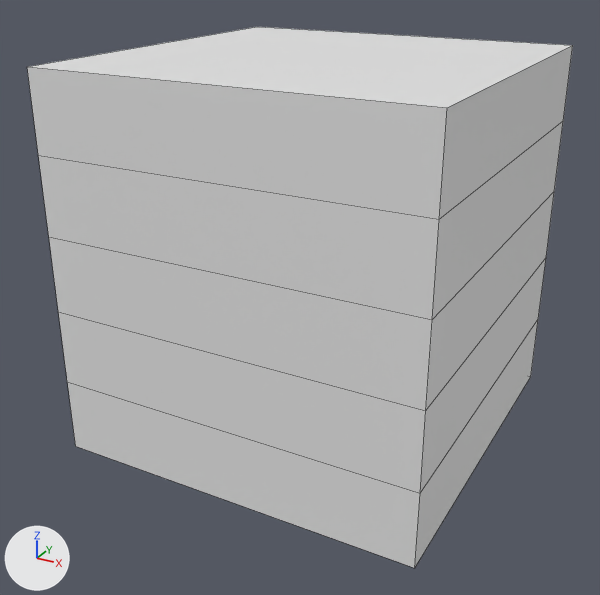
The Blender file rct2/scenery/ClassicalRomanTheming/wrwa_Roman-Wall/wrwa_V001.blend, before and after one commit.
Rendered twice from a 50 mm camera at (3.92, -7.62, 5.2) aimed at (-0.1, -0.3, 1.54). Every picture has the same lights, and +X, +Y and +Z are marked at lower left. Mesh edges are drawn as thin lines. The same objects are shown in both versions, whatever each file hides.
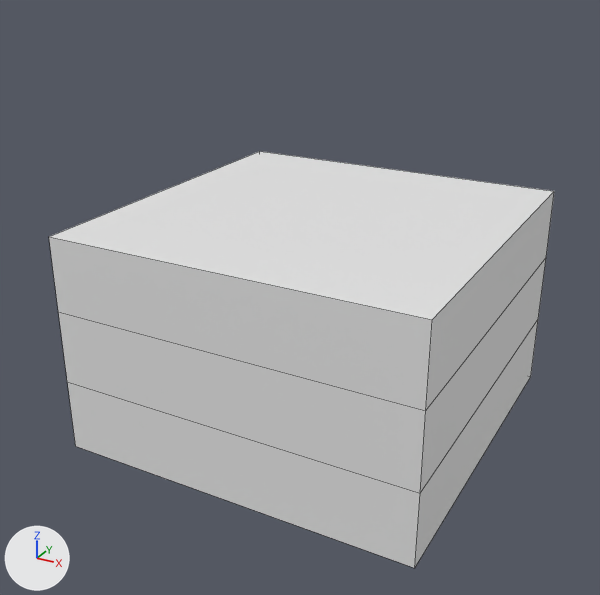
The edits, one by one:
Object 'Cube.001' (ob_cube_001) has a ARRAY modifier named 'Array'.
On modifier 'Array' of object 'Cube.001' (ob_cube_001), count goes from 5 to 3.

Changed parts and their boxes [x1, y1, x2, y2] in the pictures (600 x 595 px):
'Cube.001', modifiers changed (7% narrower, 23% shorter): before [27, 27, 573, 568]; after [49, 151, 554, 568]
